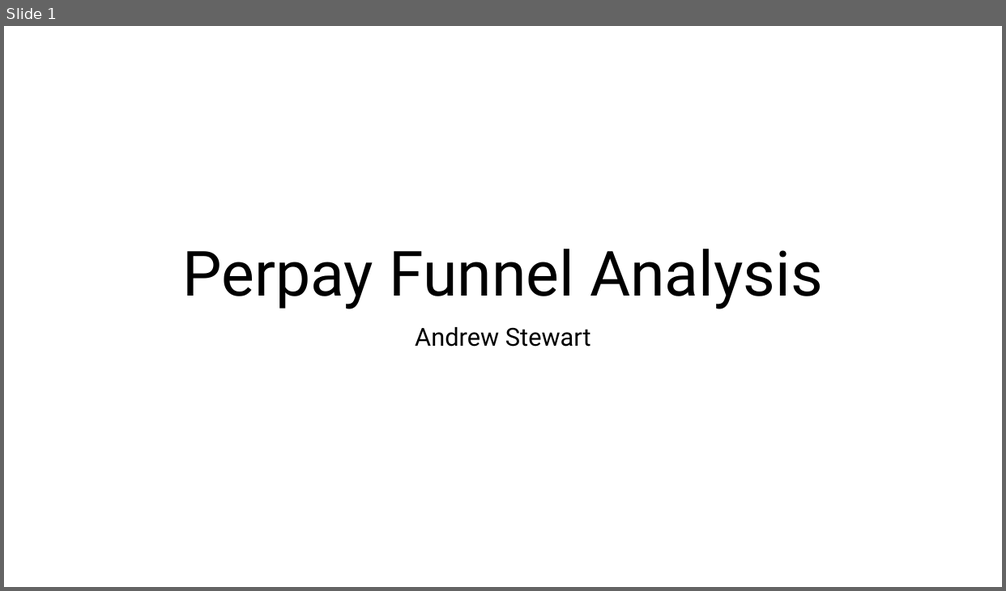
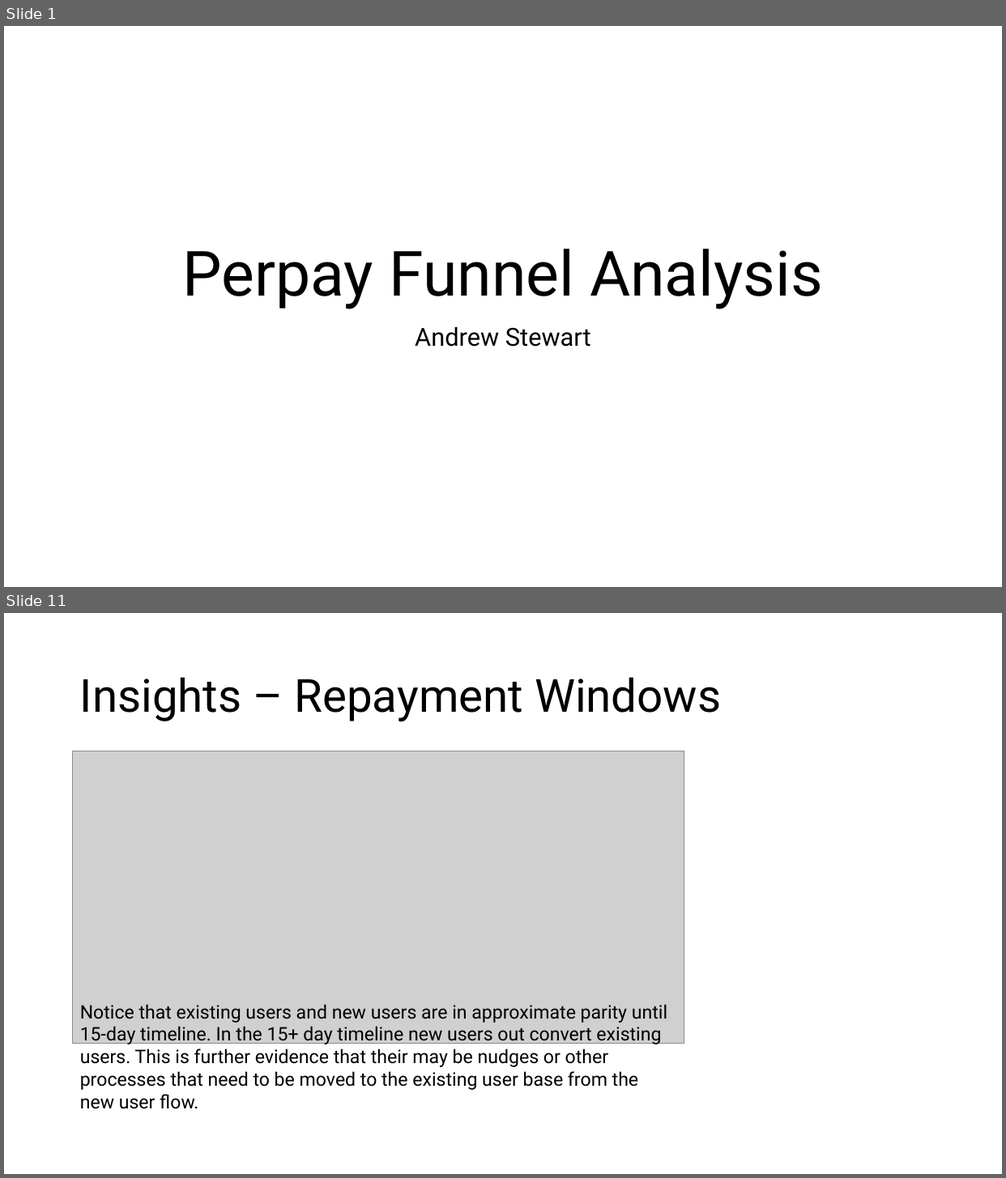
Before and after one commit to theroyalbob/perpay-final, a slide deck: Stewart-final-presentation.pptx. Shown one above the other, each under a label of ours: slide 1 before the commit, slides 1 and 11 after it; the slides between them are not shown. The pictures are 1006x591 and 1006x1178 pixels, drawn with LibreOffice and Linux fonts; fonts in the diff are those of the drawing; grey boxes stand for pictures. Boxes give left, top, right and bottom in pixels: in the first picture for what was removed or moved away, otherwise in the second. Text is boxed around its words. In the diff, an @@ line names an element or a change of style, - is before the commit and + after.

```diff
--- a/Stewart-final-presentation.pptx
+++ b/Stewart-final-presentation.pptx
@@ slide 11 added at (4,613,1002,1174), background #FFFFFF @@
@@ title added at (80,677,721,722), 44 pt, text #000000 @@
+Insights – Repayment Windows
@@ picture added at (73,752,684,1043) @@
@@ text added at (80,1004,667,1090), 18 pt, text #000000 @@
+Notice that existing users and new users are in approximate parity until 15-day timeline. In the 15+ day timeline new users out convert existing users. This is further evidence that their may be nudges or other processes that need to be moved to the existing user base from the new user flow.
```
Also in this commit, not shown: 16 other slides added.
